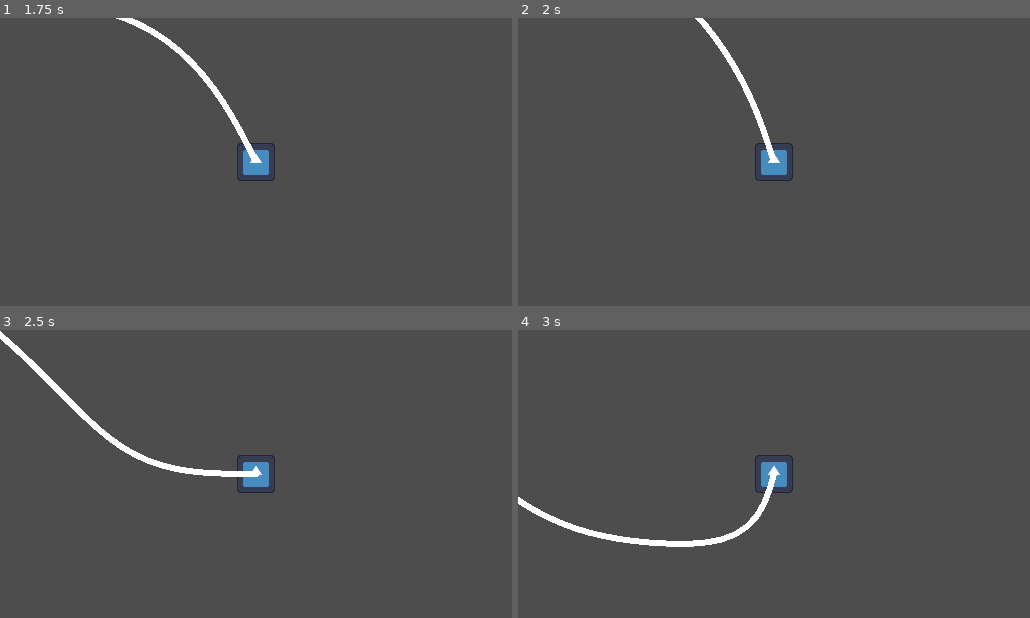
Above: before the commit, frames 1-4 (two rows, left to right).
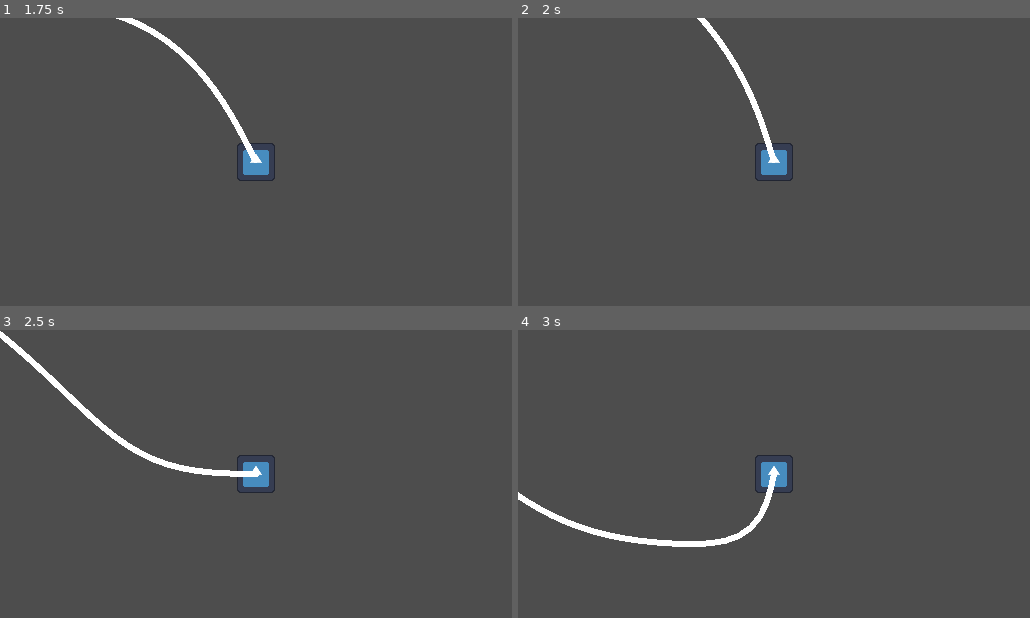
Above: after the commit, the same moments.

Repository: elementary-luke/GMTK2025
Game: Godot game, scene res://scenes/main.tscn
Same seed, same stepped clock (60 frames per second), same inputs: the game is played once before the commit and once after it. The engine's default icon, where the game draws it, is replaced by a stand-in: a white triangle on a blue panel in a dark square.
Inputs:
- Up to frame 1 (1.75 s): tap Enter at 0.5 s; hold Right (right) 0.53-1.28 s; hold Space (main_action) 0.53-1.28 s; hold Down (down) from 1.28 s (still down); tap Space (main_action) at 1.35 s
- Up to frame 2 (2 s): keep holding Down (down)
- Up to frame 3 (2.5 s): release Down (down) at 2.03 s; hold Right (right) from 2.03 s (still down); hold Space (main_action) from 2.03 s (still down)
- Up to frame 4 (3 s): release Right (right) at 2.78 s; release Space (main_action) at 2.78 s; hold Up (up) from 2.78 s (still down); tap Space (main_action) at 2.85 s

Frame 1 is identical in both runs. In frame 2, 0.3% of the frame differs, in the area x 34-51%, y 0-51%; in frame 3, 1.0%, in the area x 0-45%, y 0-52%; in frame 4, 0.8%.

Commit message:
Scissorcs cut now

Diff:
--- a/rope.gd
+++ b/rope.gd
@@ -37,7 +37,7 @@
 	if j - i > segments_in_loop:
 		$Loop.points = $Line.points.slice(i, j)
 		Global.Player.casting_rope = false
-		$CutLine.points = $Line.points.slice(0, i + 1) + $Line.points.slice(j)
+		Global.show_cut_line($Line.points.slice(0, i + 1) + $Line.points.slice(j))
 		$Line.clear_points()
 		segments.clear()
 
@@ -74,7 +74,6 @@
 	if Global.Player.moving:
 		for i in range(0, 20):
 			apply_distance_constraints()
-
 
 		for i in range(0, 20):
 			apply_smoothing_constraints()
@@ -173,8 +172,22 @@
 
 	for i in range(1, segments.size() - 2):
 		var d = pos.distance_squared_to(segments[i].pos)
-		if d < min_dist_sq:
+		if d < min_dist_sq && segments[i].scissor == null:
 			min_dist_sq = d
 			min_d_index = i
 
 	return min_d_index
+
+func cut(cut_index):
+	Global.show_cut_line(segments.slice(0, cut_index + 1).map(func(x): return x.pos))
+
+	for i in range(0, cut_index + 1):
+		if segments[i].scissor != null:
+			segments[i].scissor.reset()
+
+	segments = segments.slice(cut_index)
+	for i in range(0, len(segments)):
+		if segments[i].scissor != null:
+			segments[i].scissor.seg_index  = i
+
+	start_pos = segments[0].pos
--- /dev/null
+++ b/scenes/cut_line.tscn
@@ -0,0 +1,61 @@
+[gd_scene load_steps=4 format=3 uid="uid://d2ytobmm8vj3t"]
+
+[sub_resource type="Animation" id="Animation_mkfxn"]
+resource_name = "FadeOut"
+length = 0.5
+tracks/0/type = "bezier"
+tracks/0/imported = false
+tracks/0/enabled = true
+tracks/0/path = NodePath(".:modulate:a")
+tracks/0/interp = 1
+tracks/0/loop_wrap = true
+tracks/0/keys = {
+"handle_modes": PackedInt32Array(0, 0),
+"points": PackedFloat32Array(1, -0.25, 0, 0.25, 0, 0, -0.25, 0, 0.25, 0),
+"times": PackedFloat32Array(0, 0.5)
+}
+tracks/1/type = "method"
+tracks/1/imported = false
+tracks/1/enabled = true
+tracks/1/path = NodePath(".")
+tracks/1/interp = 1
+tracks/1/loop_wrap = true
+tracks/1/keys = {
+"times": PackedFloat32Array(0.533333),
+"transitions": PackedFloat32Array(1),
+"values": [{
+"args": [],
+"method": &"queue_free"
+}]
+}
+
+[sub_resource type="Animation" id="Animation_w04l3"]
+length = 0.001
+tracks/0/type = "bezier"
+tracks/0/imported = false
+tracks/0/enabled = true
+tracks/0/path = NodePath(".:modulate:a")
+tracks/0/interp = 1
+tracks/0/loop_wrap = true
+tracks/0/keys = {
+"handle_modes": PackedInt32Array(0),
+"points": PackedFloat32Array(0, -0.25, 0, 0.25, 0),
+"times": PackedFloat32Array(0)
+}
+
+[sub_resource type="AnimationLibrary" id="AnimationLibrary_u2wt6"]
+_data = {
+&"FadeOut": SubResource("Animation_mkfxn"),
+&"RESET": SubResource("Animation_w04l3")
+}
+
+[node name="CutLine" type="Line2D"]
+modulate = Color(1, 1, 1, 0)
+width = 2.0
+default_color = Color(0, 0, 1, 1)
+
+[node name="AnimationPlayer" type="AnimationPlayer" parent="."]
+libraries = {
+&"": SubResource("AnimationLibrary_u2wt6")
+}
+autoplay = "FadeOut"
--- a/scenes/main.tscn
+++ b/scenes/main.tscn
@@ -39,10 +39,6 @@
 width = 2.0
 default_color = Color(1, 0, 0, 1)
 
-[node name="CutLine" type="Line2D" parent="Rope"]
-width = 2.0
-default_color = Color(0, 0, 1, 1)
-
 [node name="ScissorTimer" type="Timer" parent="."]
 wait_time = 5.0
 autostart = true
--- a/scenes/scissor.tscn
+++ b/scenes/scissor.tscn
@@ -18,8 +18,8 @@
 [node name="CollisionShape2D" type="CollisionShape2D" parent="."]
 shape = SubResource("RectangleShape2D_sugp2")
 
-[node name="Timer" type="Timer" parent="."]
+[node name="LookTimer" type="Timer" parent="."]
 wait_time = 0.2
 autostart = true
 
-[connection signal="timeout" from="Timer" to="." method="_on_timer_timeout"]
+[connection signal="timeout" from="LookTimer" to="." method="_on_look_timer_timeout"]
--- a/scripts/global.gd
+++ b/scripts/global.gd
@@ -3,3 +3,10 @@
 var Root
 var Player
 var Rope
+
+var cut_line = preload("res://scenes/cut_line.tscn")
+
+func show_cut_line(points):
+	var inst = cut_line.instantiate()
+	inst.points = points
+	add_child(inst)
--- a/scripts/player.gd
+++ b/scripts/player.gd
@@ -23,7 +23,7 @@
 	var move_step = move_dir * speed
 
 	if casting_rope:
-		var anchor_pos = segments[0].pos
+		var anchor_pos = Global.Rope.start_pos
 
 
 		var new_pos = global_position + move_step
--- a/scripts/scissor.gd
+++ b/scripts/scissor.gd
@@ -4,26 +4,45 @@
 var seg_index = null
 var attached = false
 var speed = 0.2
+var cut = 0.0
+var cut_time = 4.0
 
 func _physics_process(delta: float) -> void:
+	var segments = Global.Rope.segments
 	if Global.Player.casting_rope:
 		if seg_index != null:
 			if attached:
-				look_at(Global.Rope.segments[seg_index + 1].pos)
-				rotation += deg_to_rad(90.0)
-				global_position = Global.Rope.segments[seg_index].pos
+				if seg_index + 1< segments.size():
+					look_at(segments[seg_index + 1].pos)
+					rotation += deg_to_rad(90.0)
+					global_position = segments[seg_index].pos
+					cut += delta
+					if cut > cut_time:
+						Global.Rope.cut(seg_index)
+					else:
+						$Sprite2D.modulate.g = 1.0 - cut / cut_time
+						$Sprite2D.modulate.b = 1.0 - cut / cut_time
 			else:
-				look_at(Global.Rope.segments[seg_index].pos)
-				var diff = Global.Rope.segments[seg_index].pos - global_position
-				if diff.length() < 5.0:
-					attached = true
-				else:
-					global_position += diff.normalized() * speed
+				if seg_index < segments.size():
+					look_at(segments[seg_index].pos)
+					var diff = segments[seg_index].pos - global_position
+					if diff.length() < 5.0 && segments[seg_index].scissor == null:
+						attached = true
+						segments[seg_index].scissor = self
+					else:
+						global_position += diff.normalized() * speed
 	else:
-		target = null
-		seg_index = null
-		attached = false
+		reset()
 
-func _on_timer_timeout() -> void:
+func reset():
+	target = null
+	seg_index = null
+	attached = false
+	cut = 0.0
+	$LookTimer.start(0.2)
+	$Sprite2D.modulate.g = 0.0
+	$Sprite2D.modulate.b = 0.0
+
+func _on_look_timer_timeout() -> void:
 	if !attached:
 		seg_index = Global.Rope.get_nearest_point(global_position)
--- a/scripts/segment.gd
+++ b/scripts/segment.gd
@@ -3,6 +3,7 @@
 
 var pos
 var old_pos
+var scissor = null
 
 func initialise(p : Vector2):
 	self.pos = p
Not shown, added: scenes/main.tscn19822440945.tmp
Not shown, added: scenes/main.tscn20017210159.tmp
Not shown, added: scenes/main.tscn20399317113.tmp
